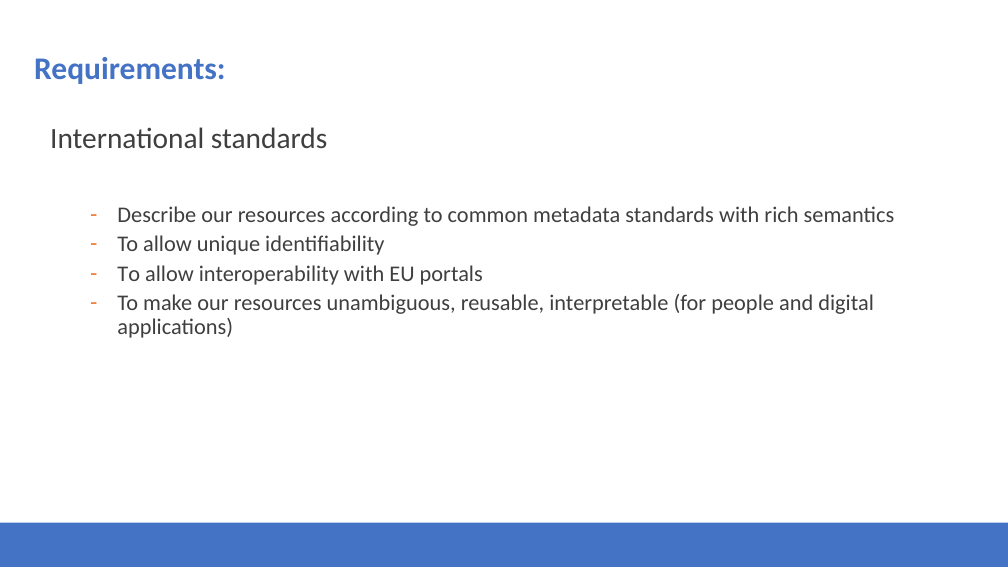
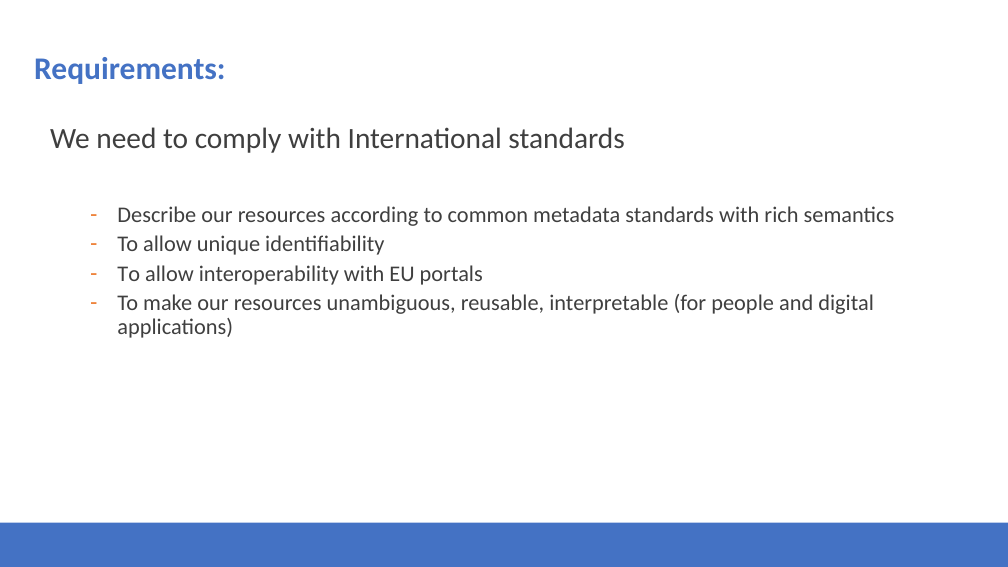
Before and after one commit to Health-RI/health-ri-metadata, a slide deck: slide 3 of Presentations/31082023HRI_Metadata_Schema_ImagingGroup_KickOff.pptx. Drawn at 1008x567 pixels with LibreOffice and Linux fonts; fonts in the diff are those of the drawing; background and template pictures are left out. Boxes give left, top, right and bottom in pixels: in the first picture for what was removed or moved away, otherwise in the second. Text is boxed around its words. In the diff, an @@ line names an element or a change of style, - is before the commit and + after.

Commit message:
update

```diff
--- a/Presentations/31082023HRI_Metadata_Schema_ImagingGroup_KickOff.pptx
+++ b/Presentations/31082023HRI_Metadata_Schema_ImagingGroup_KickOff.pptx
@@ text at (50, 127, 624, 153): text changed @@
-International standards
+We need to comply with International standards
```
Also in this commit, not shown: 7 other slides changed, 1 slide removed.
